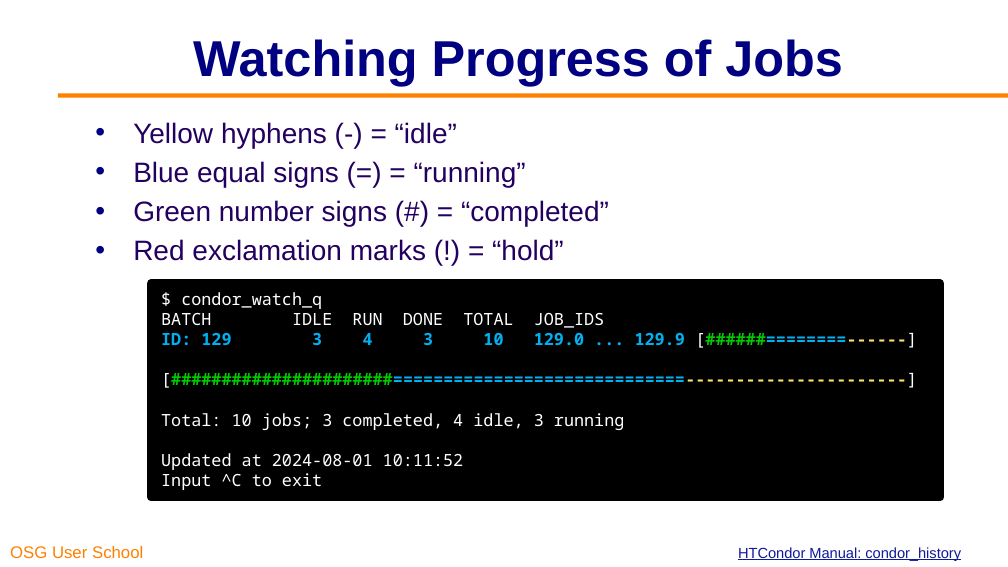
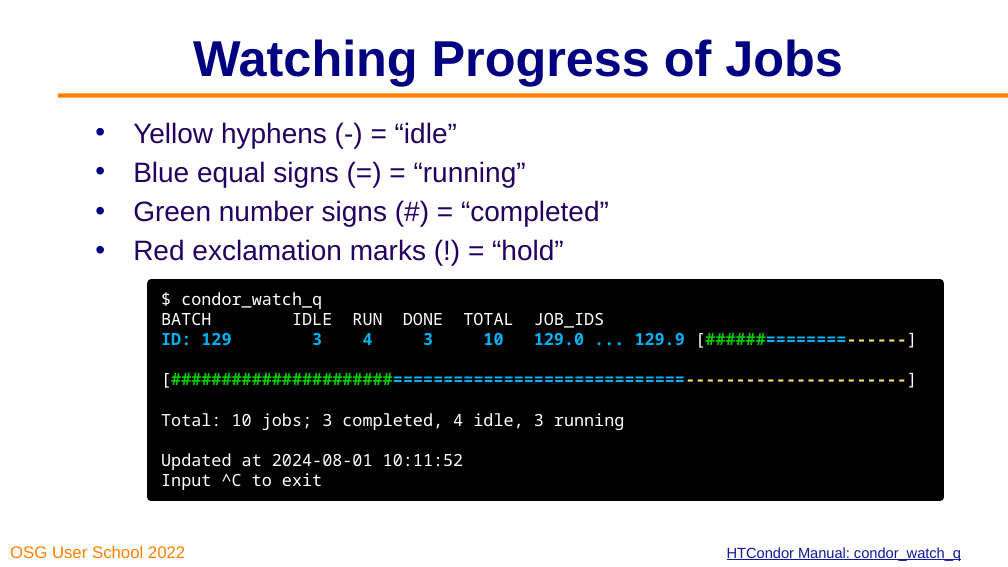
Before and after one commit to osg-htc/school-2024, a slide deck: slide 38 of docs/materials/htcondor/files/osgus24-htc-htcondor.pptx. Drawn at 1008x567 pixels with LibreOffice and Linux fonts; fonts in the diff are those of the drawing; background and template pictures are left out. Boxes give left, top, right and bottom in pixels: in the first picture for what was removed or moved away, otherwise in the second. Text is boxed around its words. In the diff, an @@ line names an element or a change of style, - is before the commit and + after.

```diff
--- a/docs/materials/htcondor/files/osgus24-htc-htcondor.pptx
+++ b/docs/materials/htcondor/files/osgus24-htc-htcondor.pptx
@@ rectangle removed at (x1=144, y1=529, x2=191, y2=567) @@
@@ text in rectangle at (x1=727, y1=547, x2=961, y2=561): text changed @@
-HTCondor Manual: condor_history
+HTCondor Manual: condor_watch_q
```
Also in this commit, not shown: 3 other slides changed, 5 other files.
